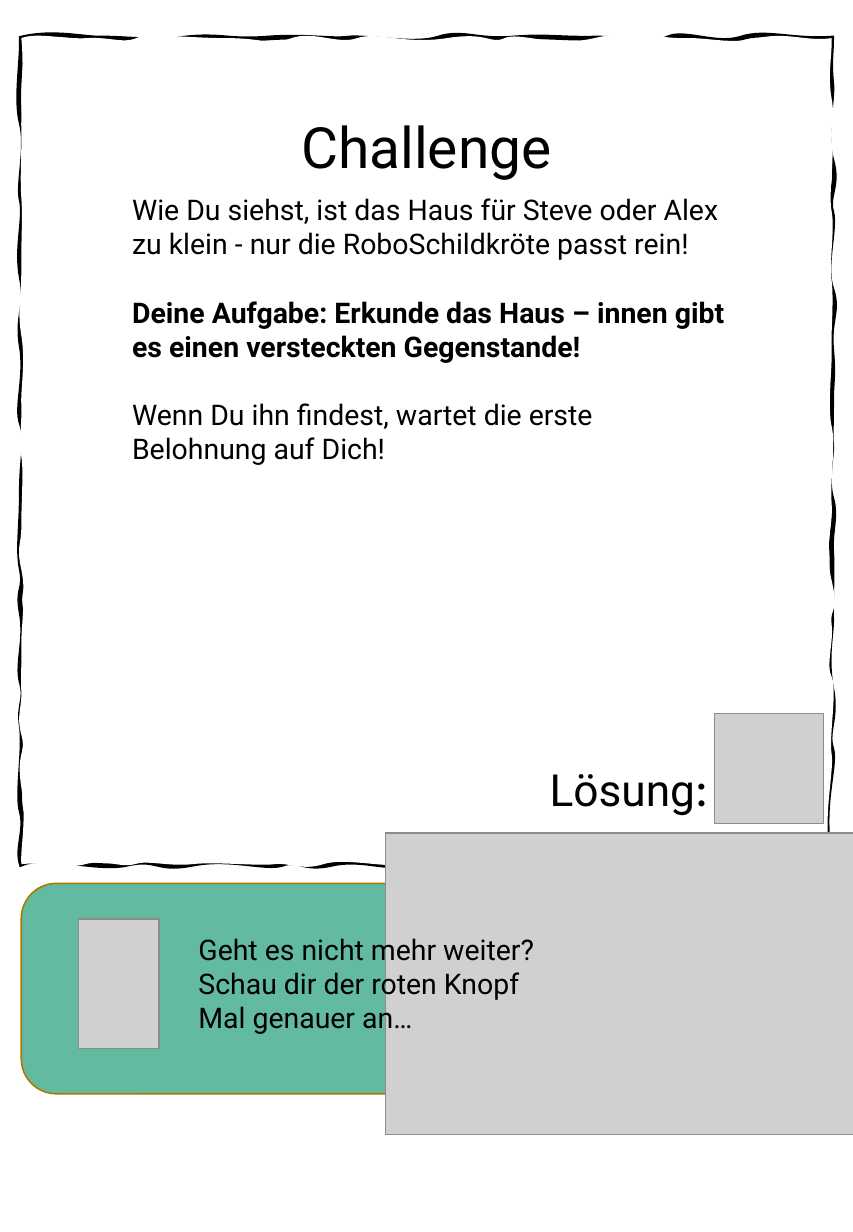
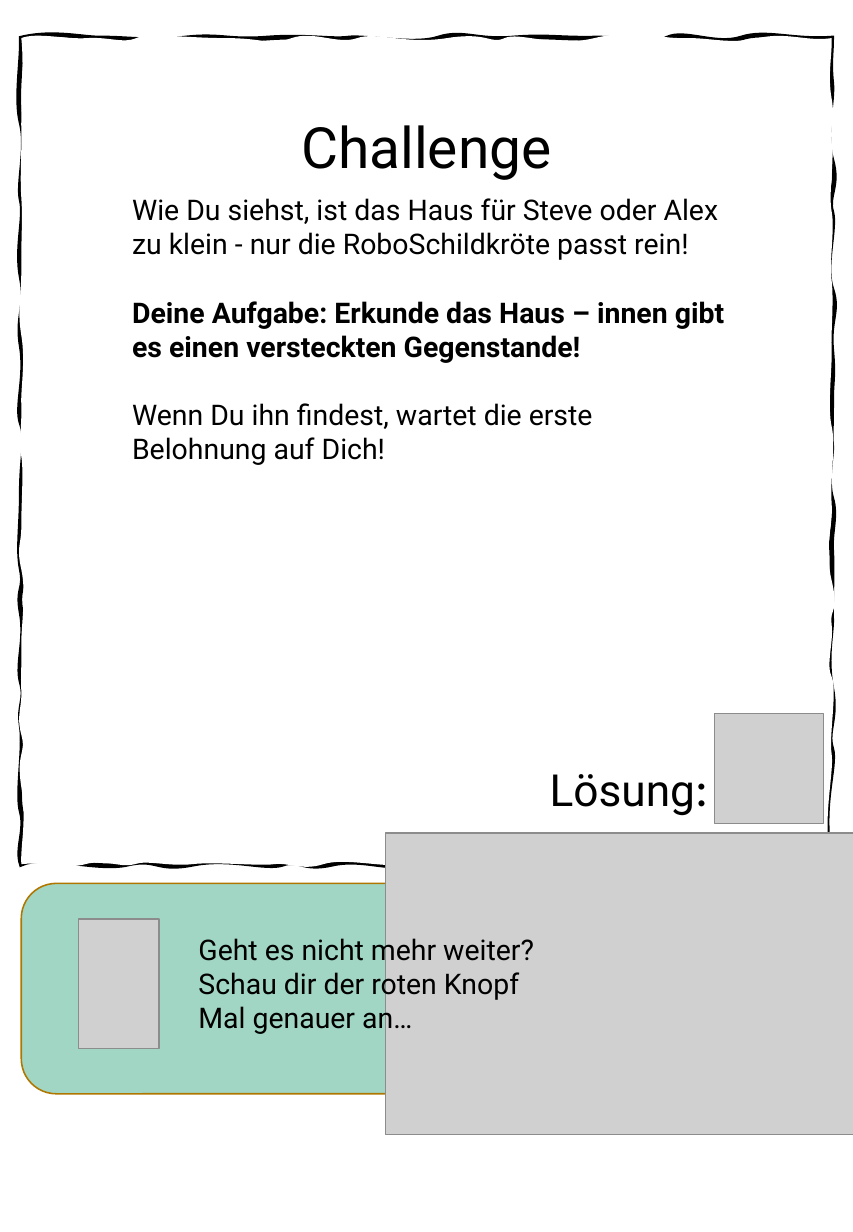
Before and after one commit to KidsLabDe/ProgrammierenInMinecraft_Videokurs, a slide deck: slide 4 of Lernkarten/Level1 - Einführung.pptx. Drawn at 853x1232 pixels with LibreOffice and Linux fonts; fonts in the diff are those of the drawing; grey boxes stand for pictures; background and template pictures are left out. Boxes give left, top, right and bottom in pixels: in the first picture for what was removed or moved away, otherwise in the second. Text is boxed around its words. In the diff, an @@ line names an element or a change of style, - is before the commit and + after.

```diff
--- a/Lernkarten/Level1 - Einführung.pptx
+++ b/Lernkarten/Level1 - Einführung.pptx
@@ rounded rectangle at <box>22,884,831,1094</box>: fill #62BBA0 to #A1D6C5 @@
```
Also in this commit, not shown: 3 other slides changed, 6 other files.
